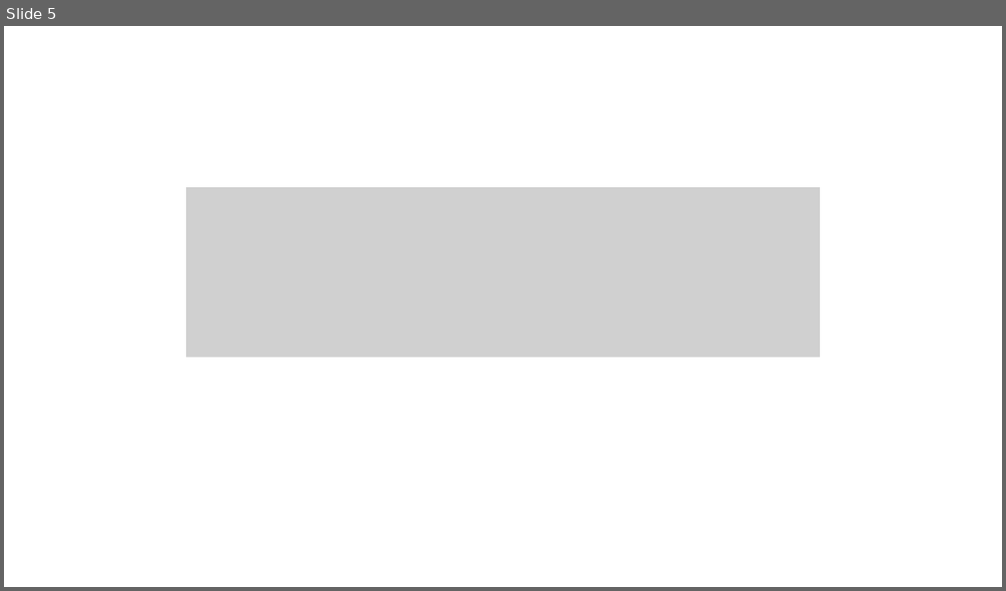
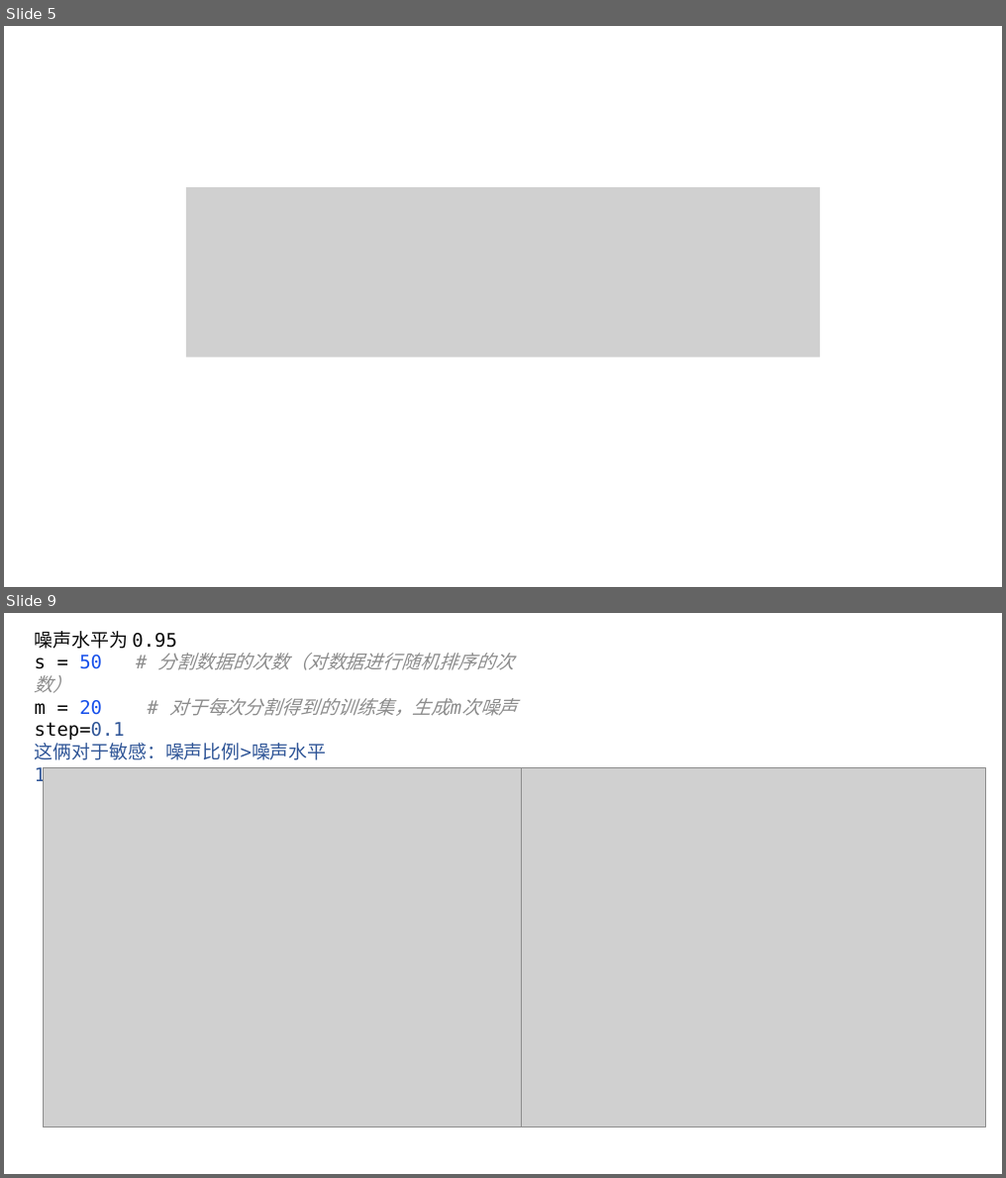
Before and after one commit to lucking666/sys, a slide deck: sycode/emLiu.pptx. Shown one above the other, each under a label of ours: slide 5 before the commit, slides 5 and 9 after it; the slides between them are not shown. The pictures are 1006x591 and 1006x1178 pixels, drawn with LibreOffice and Linux fonts; fonts in the diff are those of the drawing; grey boxes stand for pictures. Boxes give left, top, right and bottom in pixels: in the first picture for what was removed or moved away, otherwise in the second. Text is boxed around its words. In the diff, an @@ line names an element or a change of style, - is before the commit and + after.

```diff
--- a/sycode/emLiu.pptx
+++ b/sycode/emLiu.pptx
@@ slide 9 added at [4,613,1002,1174], background #FFFFFF @@
@@ text added at [35,631,514,761], 18 pt, text #8C8C8C @@
+噪声水平为 0.95
+s = 50 # 分割数据的次数（对数据进行随机排序的次数）
+m = 20 # 对于每次分割得到的训练集，生成m次噪声
+step=0.1
+这俩对于敏感：噪声比例>噪声水平
+1,0.9,0.02
@@ picture added at [43,768,522,1128] @@
@@ picture added at [506,768,985,1128] @@
```
Also in this commit, not shown: 3 other slides added, 2 slides removed, 20 other files.
